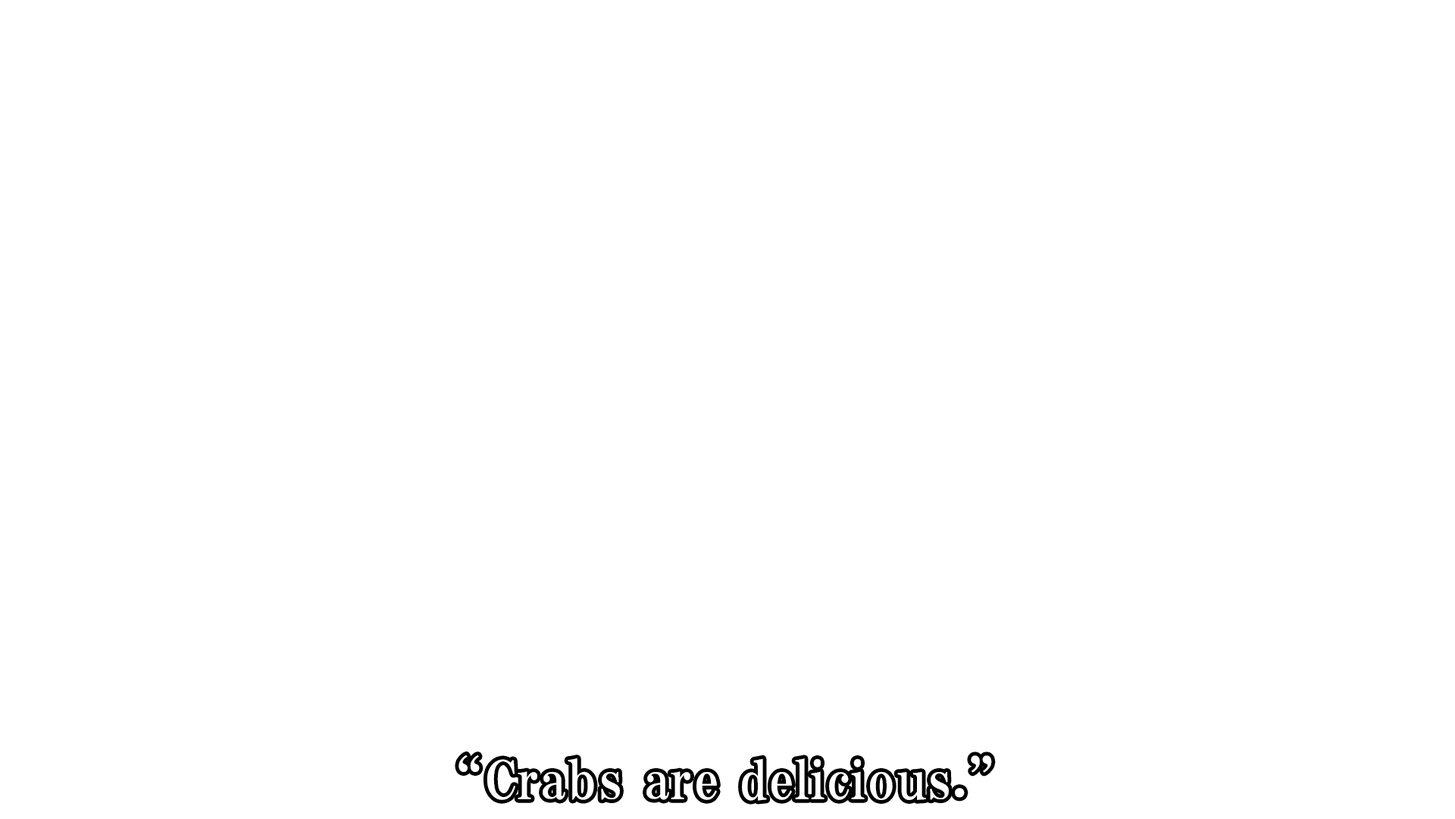
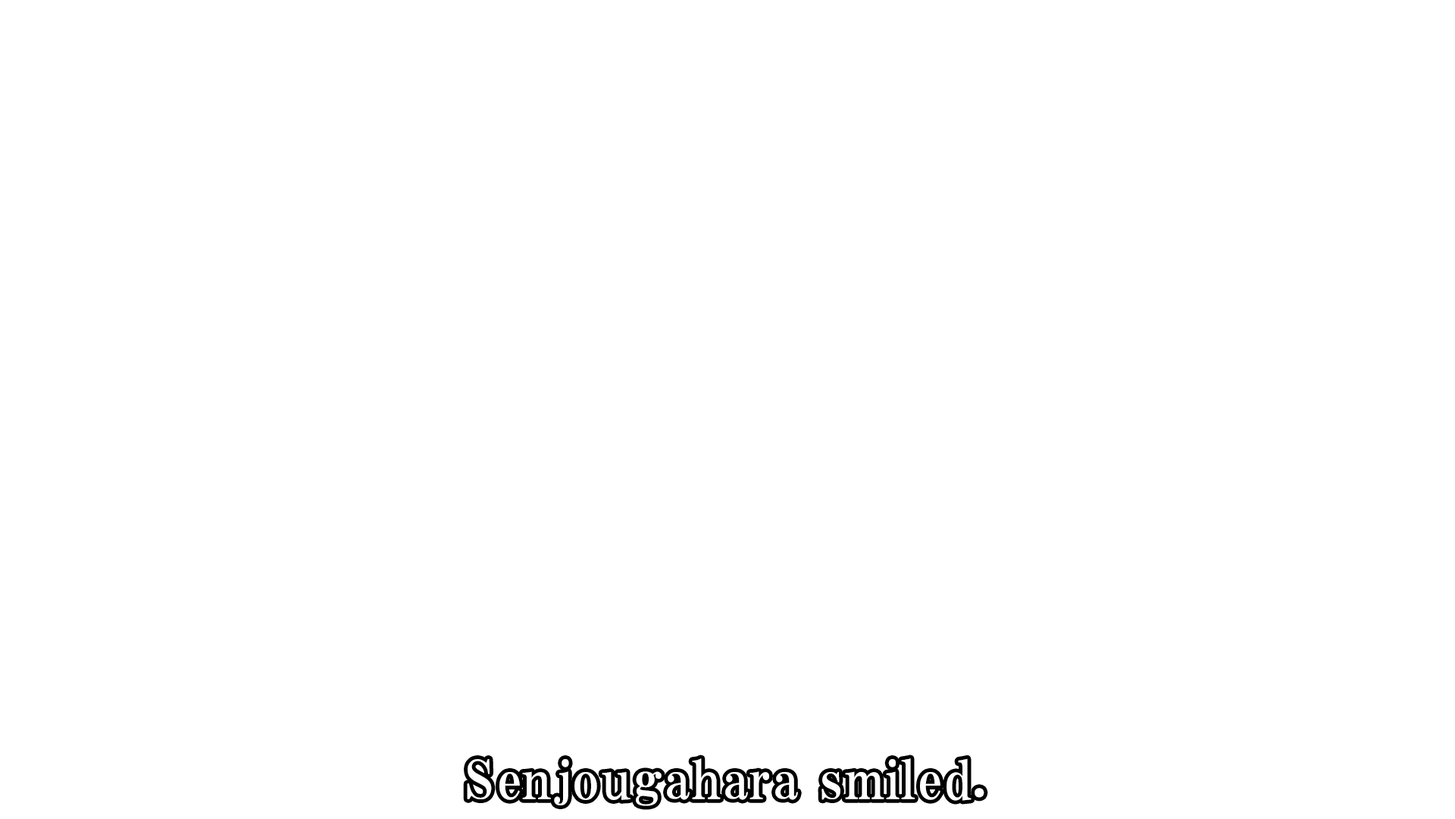
Two versions of the same layered image (w=1455, h=819). Layer-by-layer changes:
renamed "Senjogahara smiled." to "Senjougahara smiled.", showed it, painted on it over [466, 757, 985, 806]
hid "“Crabs are delicious.”" over [458, 754, 993, 801]
